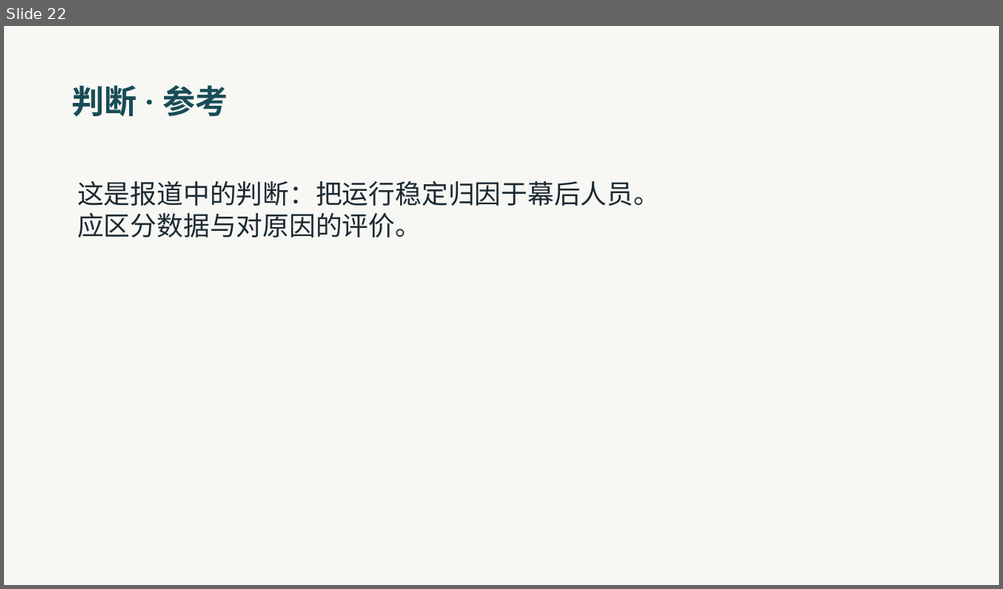
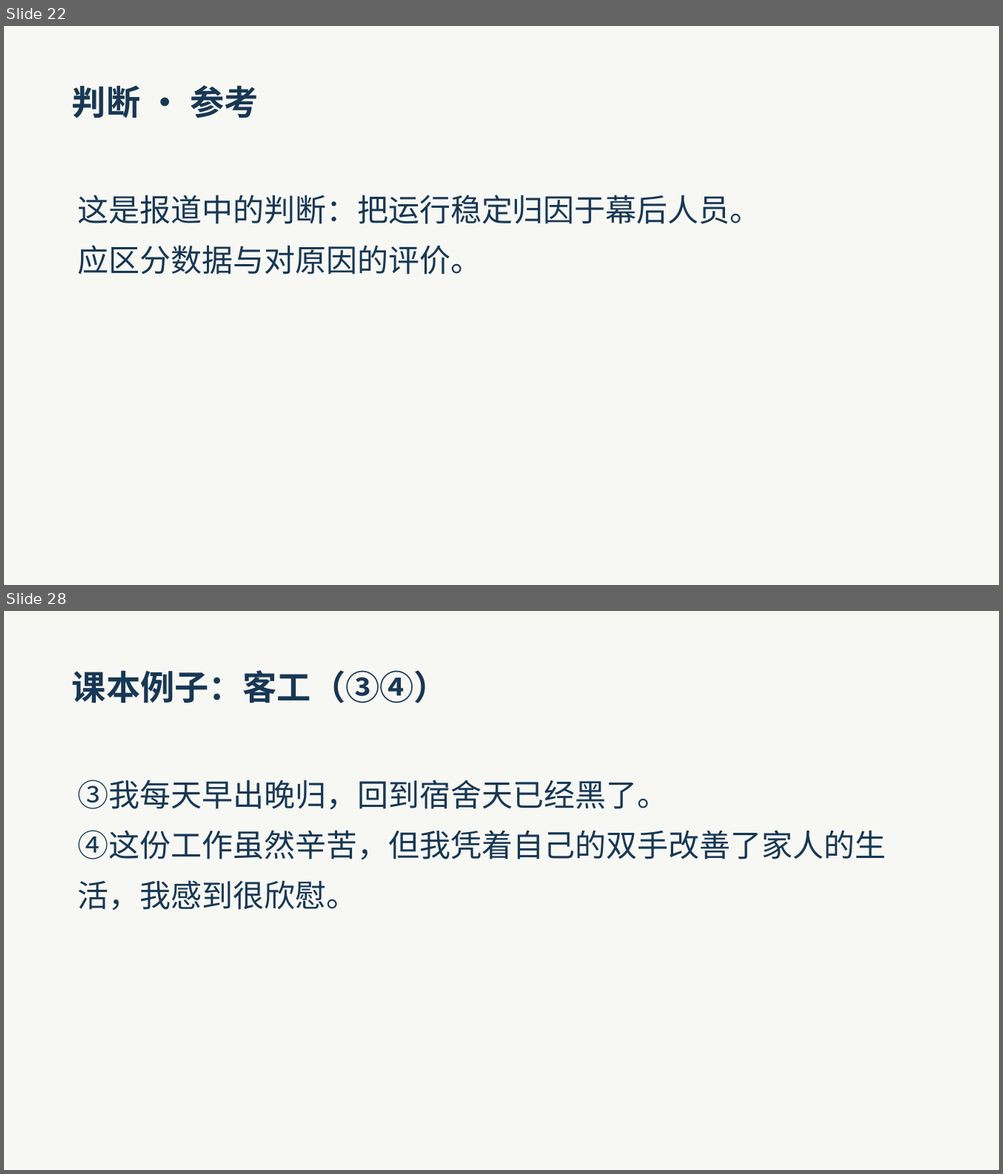
Before and after one commit to lf9675/huawentong-home, a slide deck: du/textbook/1hcl/unit6/shicheng-xuexi/teacher-slides.pptx. Shown one above the other, each under a label of ours: slide 22 before the commit, slides 22 and 28 after it; the slides between them are not shown. The pictures are 1003x589 and 1003x1174 pixels, drawn with LibreOffice and Linux fonts; fonts in the diff are those of the drawing. Boxes give left, top, right and bottom in pixels: in the first picture for what was removed or moved away, otherwise in the second. Text is boxed around its words. In the diff, an @@ line names an element or a change of style, - is before the commit and + after.

```diff
--- a/du/textbook/1hcl/unit6/shicheng-xuexi/teacher-slides.pptx
+++ b/du/textbook/1hcl/unit6/shicheng-xuexi/teacher-slides.pptx
@@ slide 28 added at bbox=[4, 611, 999, 1170], background #F7F8F4 @@
@@ text added at bbox=[72, 670, 448, 703], 33 pt, text #173754, bold @@
+课本例子：客工（③④）
@@ text added at bbox=[77, 780, 885, 911], 30 pt, text #173754 @@
+③我每天早出晚归，回到宿舍天已经黑了。
+④这份工作虽然辛苦，但我凭着自己的双手改善了家人的生活，我感到很欣慰。
@@ slide 22 changed as well @@
@@ text "判断 · 参考" at bbox=[72, 85, 258, 118]: size 31.5 to 33 pt, font Roboto to Noto Sans CJK SC, text colour #184C56 to #173754 @@
@@ text "这是报道中的判断：把运行稳定归因于幕后人员。" at bbox=[77, 195, 761, 275]: size 25.5 to 30 pt, text colour #1B2931 to #173754; line spacing 1 to 1.35 @@
```
Also in this commit, not shown: 26 other slides changed, 5 other slides added, 1 slide removed, 16 other files.
